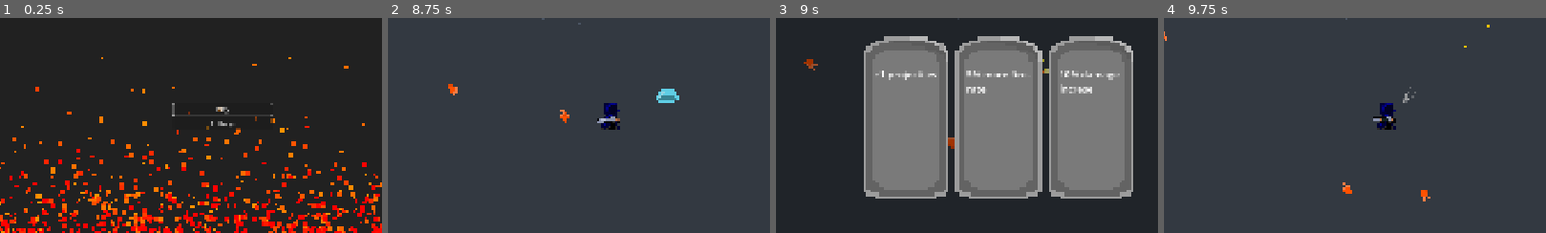
Above: before the commit, frames 1-4 (left to right).
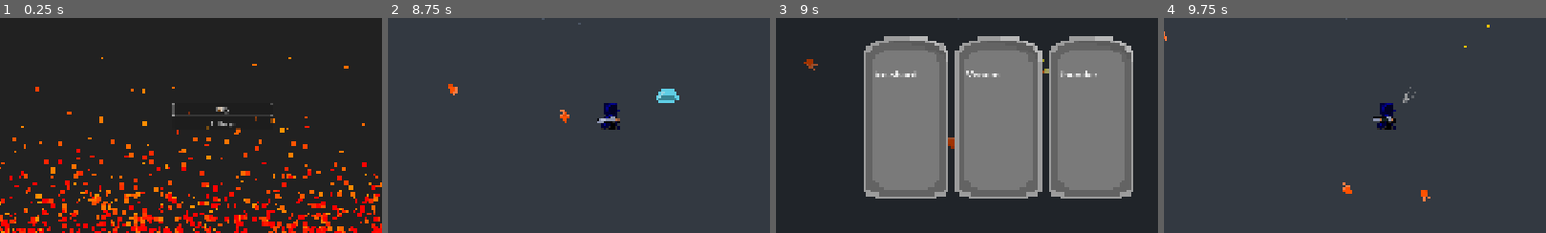
Above: after the commit, the same moments.

Repository: JordanBonfim/Mana-and-Bullets
Game: Godot game, scene res://title_screen/title_screen.tscn
Same seed, same stepped clock (60 frames per second), same inputs: the game is played once before the commit and once after it. Sound files missing from this copy of the repository are replaced by a short silence.
Inputs (mouse positions are % of the whole screen's width and height, from its top left):
- Up to frame 1 (0.25 s): no input
- Up to frame 2 (8.75 s): click "Play" at 0.5 s; tap Enter (ui_accept) at 1.25, 1.52, 2, 2.27, 2.75, 3.5, 3.77, 4.52, 5, 5.27, 5.75, 6.77, 7.52, 8.27 s; move the mouse to (72, 45) at 1.27 s; press the mouse at (72, 45) at 1.28 s; hold Right (ui_right) 1.28-2.03 s; move the mouse to (30, 55) at 2.02 s; release the mouse at (30, 55) at 2.03 s; hold Down (ui_down) 2.03-2.78 s; click (30, 55) at 2.1 s; move the mouse to (60, 28) at 2.77 s; press the mouse at (60, 28) at 2.78 s; hold Right (ui_right) 2.78-3.53 s; tap 1 at 2.85 s; move the mouse to (45, 70) at 3.52 s; release the mouse at (45, 70) at 3.53 s; hold Up (ui_up) 3.53-4.28 s; tap 2 at 3.6 s; click (45, 70) at 3.8 s; move the mouse to (80, 65) at 4.27 s; press the mouse at (80, 65) at 4.28 s; hold Left (ui_left) 4.28-5.78 s; tap 3 at 4.35 s; move the mouse to (20, 35) at 5.02 s; release the mouse at (20, 35) at 5.03 s; tap 5 at 5.1 s; click (20, 35) at 5.3 s; move the mouse to (55, 50) at 5.77 s; press the mouse at (55, 50) at 5.78 s; hold Down (ui_down) 5.78-6.53 s; tap 6 at 5.85 s; move the mouse to (35, 25) at 6.52 s; release the mouse at (35, 25) at 6.53 s; hold Right (ui_right) 6.53-7.28 s; tap Shift at 6.6 s; click (35, 25) at 6.8 s; move the mouse to (72, 45) at 7.27 s; press the mouse at (72, 45) at 7.28 s; hold Up (ui_up) 7.28-8.03 s; tap 9 at 7.35 s; move the mouse to (30, 55) at 8.02 s; release the mouse at (30, 55) at 8.03 s; hold Right (ui_right) from 8.03 s (still down); tap E at 8.1 s; click (30, 55) at 8.3 s
- Up to frame 3 (9 s): move the mouse to (60, 28) at 8.77 s; release Right (ui_right) at 8.78 s; press the mouse at (60, 28) at 8.78 s; hold Down (ui_down) from 8.78 s (still down); tap F at 8.85 s
- Up to frame 4 (9.75 s): release Down (ui_down) at 9.5 s; release the mouse at (60, 28) at 9.5 s; click (38, 50) at 9.52 s
The pictures show only the part of the screen within x 21-71%, y 27-77%; the shares and areas given below are measured in that part.

Frames 1-2 are identical in both runs. In frame 3, 1.0% of the frame differs, in the area x 26-90%, y 24-36%; in frame 4, nothing differs.

Commit message:
add spells cards can be selected

Diff:
--- a/00_global/messages.gd
+++ b/00_global/messages.gd
@@ -45,3 +45,8 @@
 
 @warning_ignore("unused_signal")
 signal upgrade_selected()
+
+
+# Spells
+@warning_ignore("unused_signal")
+signal spell_selected(index)
--- a/Enemy/ultra_mage/ultra_mage.gd
+++ b/Enemy/ultra_mage/ultra_mage.gd
@@ -105,7 +105,7 @@
 			projectile_instance.rotation = direction_to_player.angle()
 			get_tree().root.add_child(projectile_instance)
 
-		print("piu piu atirando parado")
+		# print("piu piu atirando parado")
 
 
 func hit() -> void:
--- /dev/null
+++ b/Spells/Spell.tscn
@@ -0,0 +1,33 @@
+[gd_scene format=3 uid="uid://c82n8qwqthm6b"]
+
+[ext_resource type="Script" uid="uid://bem2mocyb4bhl" path="res://Spells/spell.gd" id="1_poaw0"]
+
+[sub_resource type="CircleShape2D" id="CircleShape2D_mr5cl"]
+radius = 31.0
+
+[node name="Spell" type="Node2D" unique_id=108929713]
+script = ExtResource("1_poaw0")
+
+[node name="spell_timer" type="Timer" parent="." unique_id=1985071287]
+
+[node name="Area2D" type="Area2D" parent="." unique_id=1207056084]
+
+[node name="spell_range" type="CollisionShape2D" parent="Area2D" unique_id=362606631]
+visible = false
+shape = SubResource("CircleShape2D_mr5cl")
+debug_color = Color(0.02193944, 0.58930844, 0.75331485, 0.41960785)
+
+[node name="CPUParticles2D" type="CPUParticles2D" parent="." unique_id=1901815469]
+amount = 40
+lifetime = 0.09
+preprocess = 0.4
+speed_scale = 0.3
+emission_shape = 1
+emission_sphere_radius = 84.05
+spread = 180.0
+gravity = Vector2(0, 300)
+orbit_velocity_min = -7.63
+orbit_velocity_max = 22.9
+scale_amount_min = 1.18
+scale_amount_max = 8.82
+color = Color(1, 0, 0, 1)
--- /dev/null
+++ b/Spells/spell.gd
@@ -0,0 +1,23 @@
+extends Node2D
+
+
+@export var spell_type: int = 0
+
+
+@onready var spell_timer: Timer = $spell_timer
+@onready var area_2d: Area2D = $Area2D
+@onready var spell_range: CollisionShape2D = $Area2D/spell_range
+@onready var cpu_particles_2d: CPUParticles2D = $CPUParticles2D
+
+# Called when the node enters the scene tree for the first time.
+func _ready() -> void:
+
+	match spell_type:
+		0: # fireball
+			cpu_particles_2d.visible = true
+	pass # Replace with function body.
+
+
+# Called every frame. 'delta' is the elapsed time since the previous frame.
+func _process(delta: float) -> void:
+	pass
--- a/player/player.gd
+++ b/player/player.gd
@@ -29,6 +29,11 @@
 @export var quadratic_multiplier: float = 0.22
 
 
+# SPELLS
+@export var spells_ : Array[int] = []
+const SPELL = preload("uid://c82n8qwqthm6b")
+
+
 #endregion
 
 @export var smokeScene : PackedScene
@@ -45,6 +50,7 @@
 	#$AnimatedSprite2D.play("idle_main")
 	Messages.player_hit.connect(set_player_health)
 	Messages.add_xp.connect(add_xp)
+	Messages.spell_selected.connect(add_spell)
 
 
 func _unhandled_input(event):
@@ -178,8 +184,26 @@
 		var node = area.get_parent() as Node
 		hp -= node.get_projectile_damage()
 		if(hp<=0):
-			print("JOGADOR MORREU MANO")
+			print("JOGADOR MORREU")
 			# ver se esse vai ter
 			#death_soundplayer.play()
 			#await death_soundplayer.finished
 			get_tree().change_scene_to_file("res://title_screen/title_screen.tscn")
+
+
+# SPELLS
+func add_spell(spell_type: int) -> void:
+	print("aoooooooooooooooooooooopa")
+	print("aoooooooooooooooooooooopa")
+	print("aoooooooooooooooooooooopa")
+	print("aoooooooooooooooooooooopa")
+	print("aoooooooooooooooooooooopa")
+	match spell_type:
+		0: # Fireball
+			var spell = SPELL.instantiate()
+			spell.spell_type = spell_type
+			add_child(spell)
+
+
+
+	pass
--- a/upgrade_card/upgrade_card.gd
+++ b/upgrade_card/upgrade_card.gd
@@ -1,52 +1,62 @@
 extends Control
 
+# 0 = normal upgrade
+# 1 = spell selection
 
+@export var upgrade_type:int = 0
 
 @export var upgrade_index:int = -1
 @onready var upgrade_name: Label = $upgrade_name
 @onready var background: Sprite2D = $background
-@onready var upgrades_parent: CanvasLayer = $"../../.."
 
-@export var upgrades : Array[String] = [
+@export var available_upgrades : Array[String] = [
 	"+1 Piercing shot",
 	"10% more fire-rate",
 	"30% damage increase",
 	]
 
+@export var available_spells : Array[String] = [
+	"Fire-ball",
+	"ice-shard",
+	"Venom",
+	"thunder"
+]
+
 # Called when the node enters the scene tree for the first time.
 func _ready() -> void:
-	print("EU SOU UMA CARTA, NASCI COM O INDEX", upgrade_index)
-	upgrade_name.text = upgrades[upgrade_index]
+	if(upgrade_type == 0):
+		upgrade_name.text = available_upgrades[upgrade_index]
+
+	elif(upgrade_type == 1):
+		upgrade_name.text = available_spells[upgrade_index]
+
 	pass # Replace with function body.
-
-
-
-
 
 # Called every frame. 'delta' is the elapsed time since the previous frame.
 func _process(delta: float) -> void:
 	pass
 
+func _on_texture_button_pressed() -> void:
 
 
+	if(upgrade_type == 0):
+		print("Upgrade selecionado: ",available_upgrades[upgrade_index])
+		match upgrade_index:
+			0: # +1 Piercing shot
+				Messages.apply_piercing_upgrade.emit(1)
 
+			1: # Fire rate %
+				Messages.apply_percentage_fire_rate_upgrade.emit(10)
 
-func _on_texture_button_pressed() -> void:
+			2: #  damage increase
+				Messages.apply_percentage_bullet_damage_upgrade.emit(30)
 
-	print("Botão com upgrade apertado: ",upgrades[upgrade_index])
+			3: #  projectiles increase
+				Messages.increase_projectiles_ammount_upgrade.emit(1)
 
-	match upgrade_index:
-		0: # +1 Piercing shot
-			Messages.apply_piercing_upgrade.emit(1)
-
-		1: # Fire rate %
-			Messages.apply_percentage_fire_rate_upgrade.emit(10)
-
-		2: #  damage increase
-			Messages.apply_percentage_bullet_damage_upgrade.emit(30)
-
-		3: #  projectiles increase
-			Messages.increase_projectiles_ammount_upgrade.emit(1)
+	elif(upgrade_type == 1):
+		print("Upgrade selecionado: ",available_spells[upgrade_index])
+		Messages.spell_selected.emit(upgrade_index)
 
 	Messages.upgrade_selected.emit()
 
--- a/upgrades_screen/upgrades.gd
+++ b/upgrades_screen/upgrades.gd
@@ -5,6 +5,7 @@
 
 
 var upgrades_number = 3
+var spells_slots = 2
 
 var random = RandomNumberGenerator.new()
 
@@ -15,6 +16,15 @@
 	"+1 projectiles"
 	]
 var upgrades_selected : Array[int] = []
+
+
+@export var available_spells : Array[String] = [
+	"Fire-ball",
+	"ice-shard",
+	"Venom",
+	"thunder"
+]
+var spells_selected : Array[int] = []
 
 # Called when the node enters the scene tree for the first time.
 func _ready() -> void:
@@ -29,26 +39,56 @@
 	for child in h_box_container.get_children():
 		child.queue_free()
 	upgrades_selected.clear()
+	spells_selected.clear()
 	visible = true
 
+	var upgrade_type: int = 0
+	if(spells_slots>0):
+		upgrade_type = random.randi_range(0, 1)
 
-	for i in range(0,upgrades_number,1):
-		print("for 1 i:",i)
-		var n = random.randi_range(0,upgrades.size()-1)
-		while(n in upgrades_selected):
-			n = random.randi_range(0,upgrades.size()-1)
-		upgrades_selected.append(n)
-		print("n:", n)
-		print("array:", upgrades_selected)
+	if(upgrade_type == 0):
+		print("generating weapon upgrades")
+		for i in range(0,upgrades_number):
+			print("for 1 i:",i)
+			var n = random.randi_range(0,upgrades.size()-1)
+			while(n in upgrades_selected):
+				n = random.randi_range(0,upgrades.size()-1)
+			upgrades_selected.append(n)
+			print("n:", n)
+			print("array:", upgrades_selected)
 
-	print("upgrades_selected[]", upgrades_selected)
-	for i in range(upgrades_selected.size()):
-		print("for 2 i:",i)
+		print("upgrades_selected[]", upgrades_selected)
+		for i in range(upgrades_selected.size()):
+			print("for 2 i:",i)
 
-		var new_card = UPGRADE_CARD.instantiate()
-		new_card.upgrades = upgrades
-		new_card.upgrade_index = upgrades_selected[i]
-		h_box_container.add_child(new_card)
+			var new_card = UPGRADE_CARD.instantiate()
+			new_card.available_upgrades = upgrades
+			new_card.upgrade_index = upgrades_selected[i]
+			new_card.upgrade_type = 0
+			h_box_container.add_child(new_card)
+
+	elif (upgrade_type == 1):
+		print("generating spells upgrades")
+		spells_slots -= 1
+		for i in range(0,upgrades_number):
+			print("for 1 i:",i)
+			var n = random.randi_range(0,available_spells.size()-1)
+			while(n in spells_selected):
+				n = random.randi_range(0,available_spells.size()-1)
+			spells_selected.append(n)
+			print("n:", n)
+			print("array:", spells_selected)
+
+		print("upgrades_selected[]", spells_selected)
+		for i in range(spells_selected.size()):
+			print("for 2 i:",i)
+
+			var new_card = UPGRADE_CARD.instantiate()
+			new_card.available_spells = available_spells
+			new_card.upgrade_type = 1
+			new_card.upgrade_index = spells_selected[i]
+			h_box_container.add_child(new_card)
+
 
 # Called every frame. 'delta' is the elapsed time since the previous frame.
 func _process(delta: float) -> void:
--- a/weapons/shotgun/shotgun.gd
+++ b/weapons/shotgun/shotgun.gd
@@ -39,10 +39,6 @@
 		scale.y = -1
 	else:
 		scale.y = 1
-
-
-
-
 
 	if Input.is_action_pressed("fire") :
 		if(ready_to_fire):
Not shown, added: Spells/spell.gd.uid
Not shown, added: Spells/Spell.tscn3466672167.tmp
